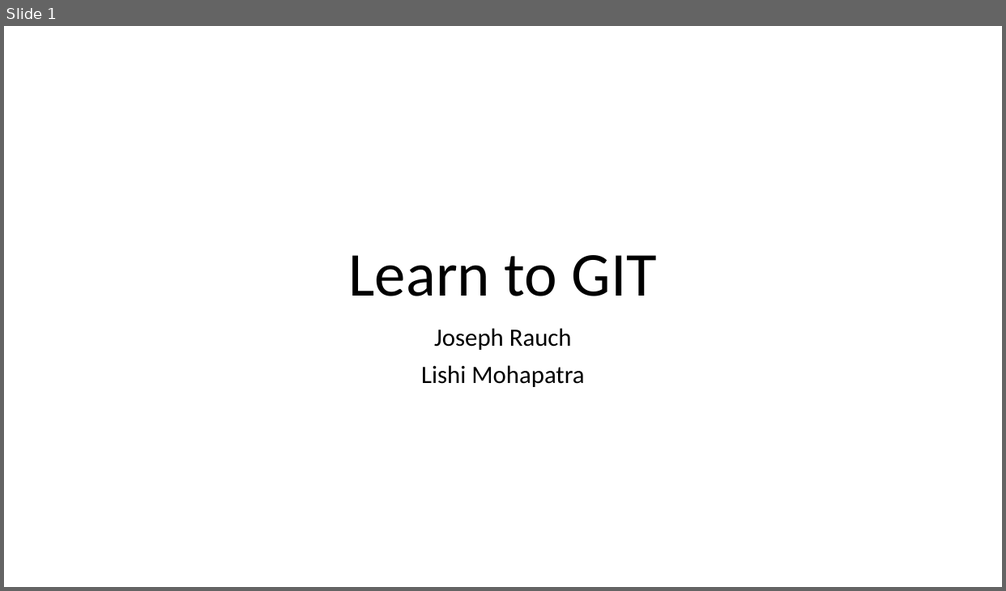
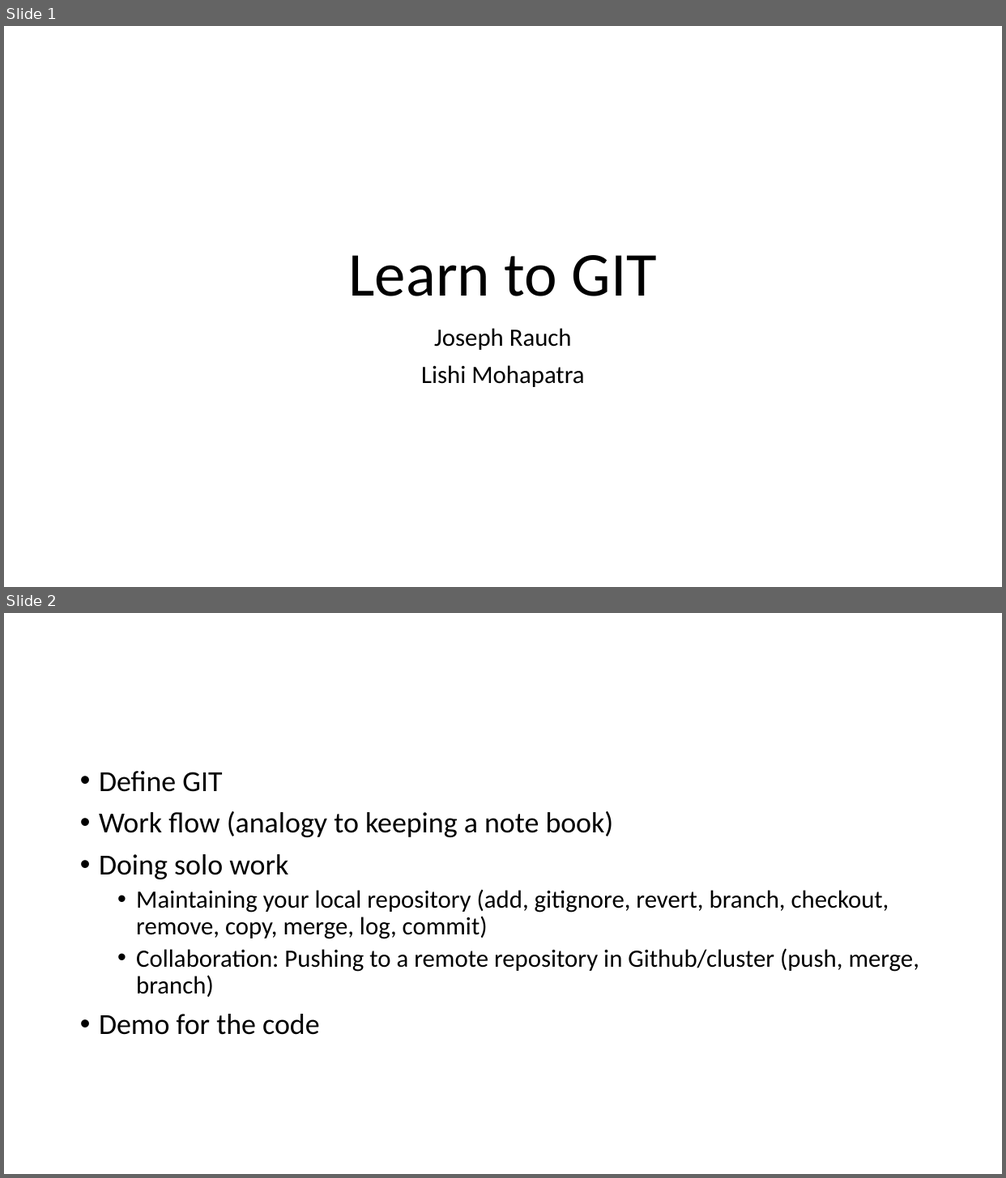
Before and after one commit to jwrauch/git-group-meeting-presentation, a slide deck: learn-to-git.pptx. Shown one above the other, each under a label of ours: slide 1 before the commit, slides 1 and 2 after it. The pictures are 1006x591 and 1006x1178 pixels, drawn with LibreOffice and Linux fonts; fonts in the diff are those of the drawing. Boxes give left, top, right and bottom in pixels: in the first picture for what was removed or moved away, otherwise in the second. Text is boxed around its words. In the diff, an @@ line names an element or a change of style, - is before the commit and + after.

```diff
--- a/learn-to-git.pptx
+++ b/learn-to-git.pptx
@@ slide 2 added at (4, 613, 1002, 1174), background #FFFFFF @@
@@ text added at (99, 771, 919, 1035), 24 pt, text #000000 @@
+• Define GIT
+• Work flow (analogy to keeping a note book)
+• Doing solo work
+  • Maintaining your local repository (add, gitignore, revert, branch, checkout, remove, copy, merge, log, commit)
+  • Collaboration: Pushing to a remote repository in Github/cluster (push, merge, branch)
+• Demo for the code
```
Also in this commit, not shown: 1 other slide added.
